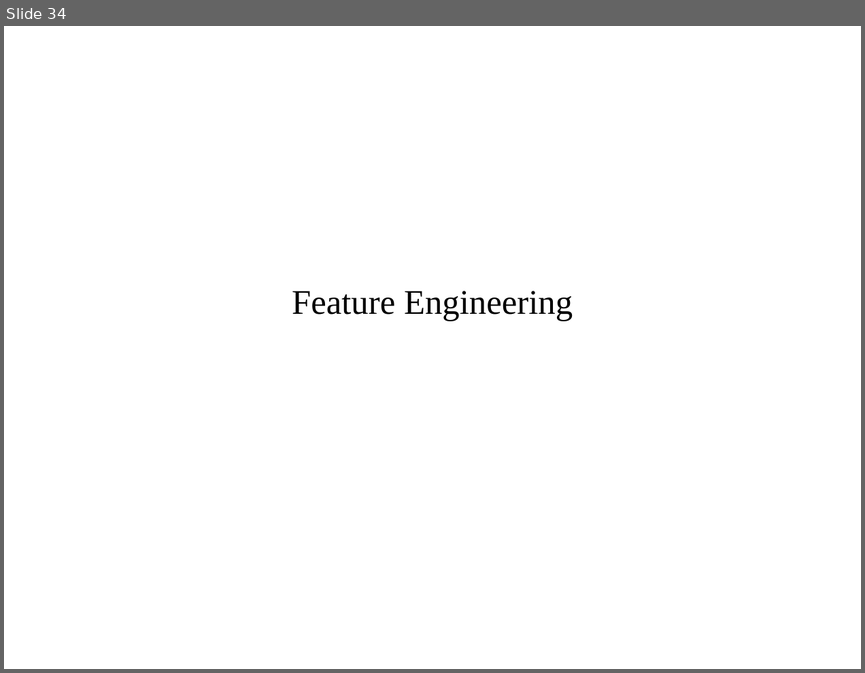
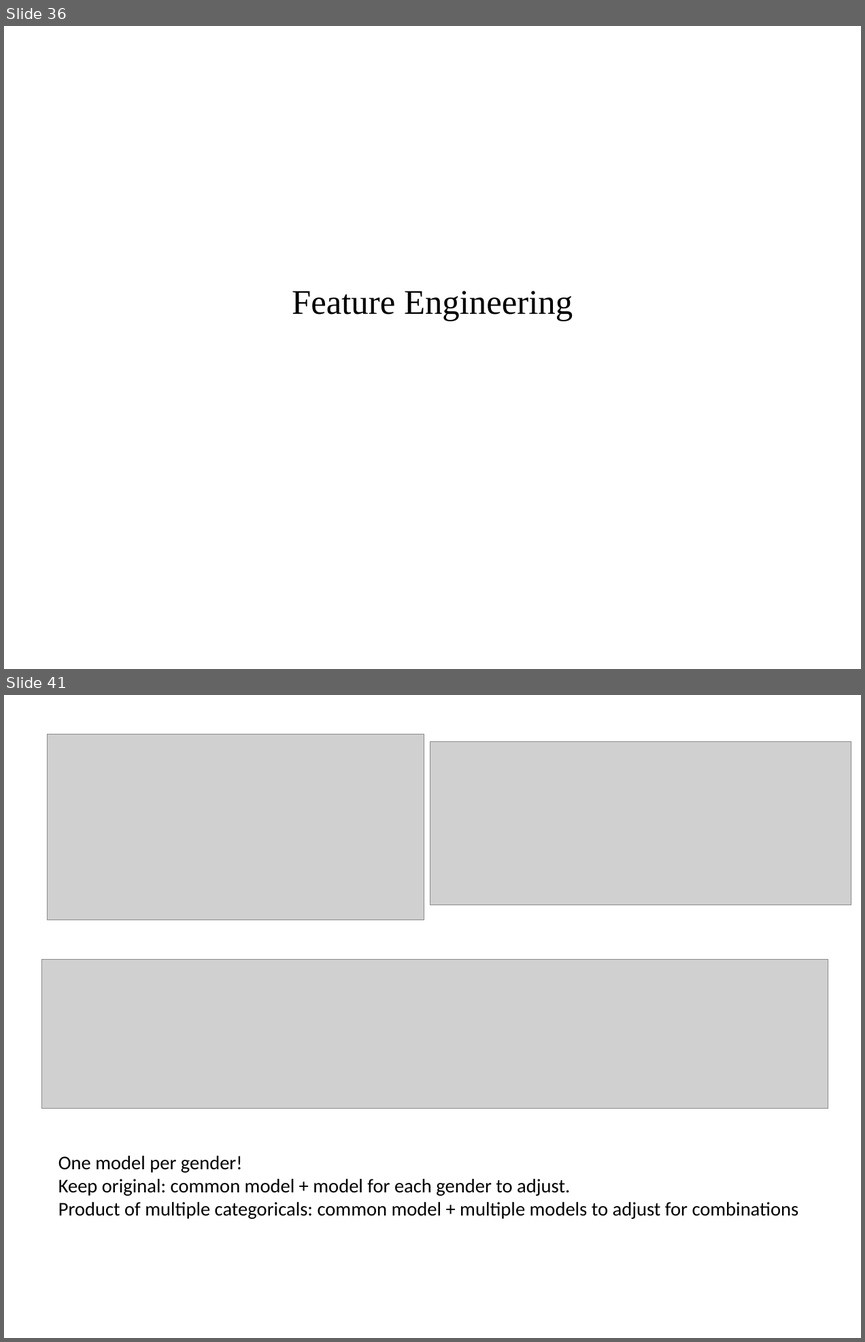
Before and after one commit to amueller/applied_ml_spring_2017, a slide deck: slides/aml-07-020817.odp. Shown one above the other, each under a label of ours: slide 34 before the commit, slides 36 and 41 after it; the slides between them are not shown. The pictures are 865x673 and 865x1342 pixels, drawn with LibreOffice and Linux fonts; fonts in the diff are those of the drawing; grey boxes stand for pictures. Boxes give left, top, right and bottom in pixels: in the first picture for what was removed or moved away, otherwise in the second. Text is boxed around its words. In the diff, an @@ line names an element or a change of style, - is before the commit and + after.

```diff
--- a/slides/aml-07-020817.odp
+++ b/slides/aml-07-020817.odp
@@ slide 41 added at [4, 695, 861, 1338], background #FFFFFF @@
@@ picture added at [47, 734, 424, 919] @@
@@ picture added at [431, 742, 851, 905] @@
@@ picture added at [42, 960, 828, 1108] @@
@@ text added at [58, 1155, 799, 1219], 18 pt, text #000000 @@
+One model per gender!
+Keep original: common model + model for each gender to adjust.
+Product of multiple categoricals: common model + multiple models to adjust for combinations
@@ what was slide 34 is now slide 36 @@
```
Also in this commit, not shown: 4 slides changed, 11 other slides added, 3 slides removed, 2 other files.
